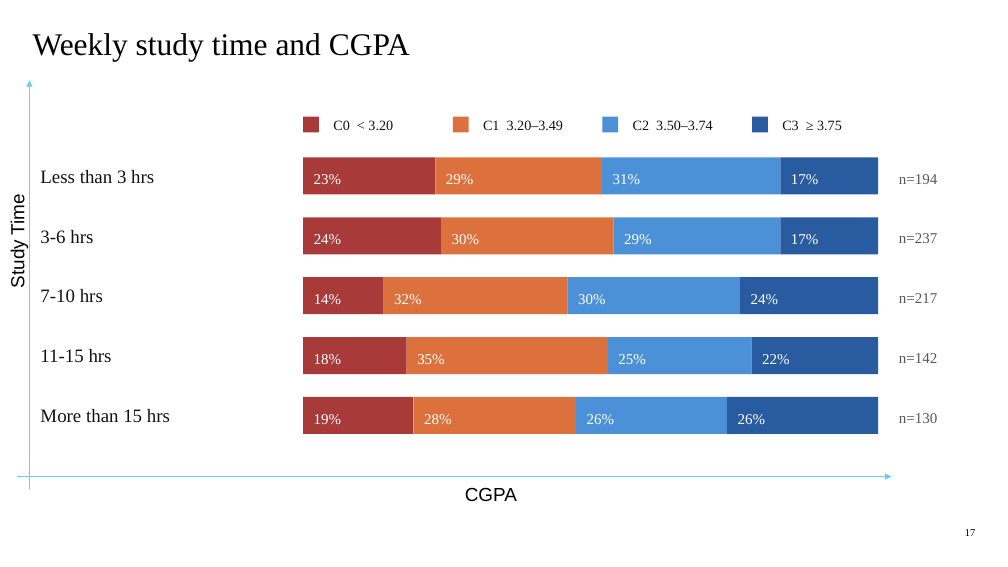
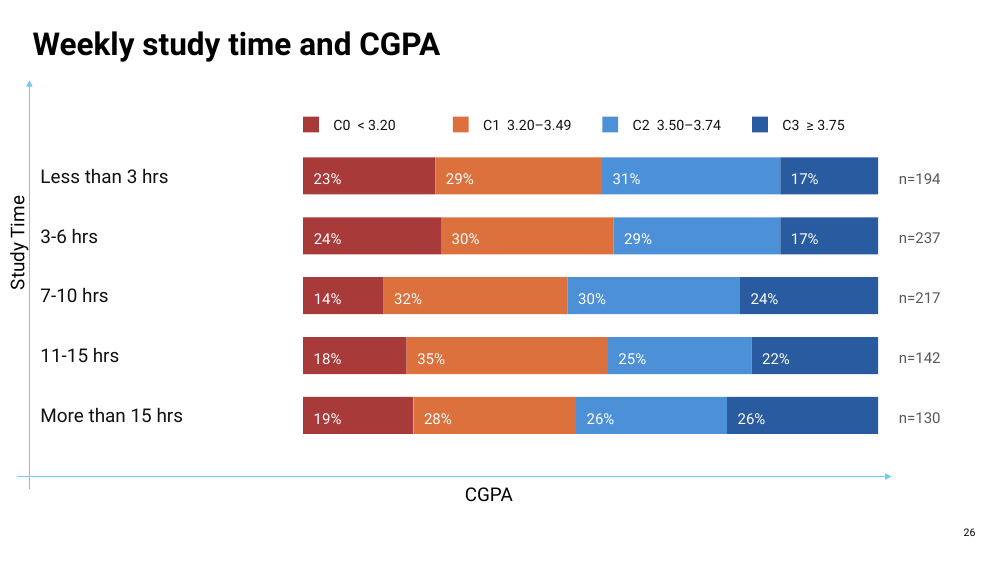
Before and after one commit to SheikhGalib/CGPA-does-matter-dataset-ml-lab, a slide deck: slide 28 of presentation/What_Shapes_Student_CGPA_Ready.pptx (slide 30 before the commit). Drawn at 1008x567 pixels with LibreOffice and Linux fonts; fonts in the diff are those of the drawing. Boxes give left, top, right and bottom in pixels: in the first picture for what was removed or moved away, otherwise in the second. Text is boxed around its words. In the diff, an @@ line names an element or a change of style, - is before the commit and + after.

```diff
--- a/presentation/What_Shapes_Student_CGPA_Ready.pptx
+++ b/presentation/What_Shapes_Student_CGPA_Ready.pptx
@@ title "Weekly study time and CGPA" at <box>33,31,440,62</box>: font Times New Roman to Roboto, bold on @@
@@ font Times New Roman to Roboto in 34 elements at <box>40,168,169,183</box>, <box>314,173,342,184</box>, <box>446,173,474,184</box>, <box>613,173,641,184</box>, <box>791,173,819,184</box>, <box>899,173,941,184</box>, <box>40,228,99,243</box>, <box>314,233,342,244</box>, <box>452,233,480,244</box>, <box>624,233,652,244</box>, <box>791,233,819,244</box>, <box>899,232,941,243</box>, <box>40,287,109,302</box>, <box>314,293,342,304</box>, <box>394,293,422,304</box>, <box>578,293,606,304</box>, <box>751,293,779,304</box>, <box>899,292,941,303</box>, <box>40,348,120,362</box>, <box>314,353,342,364</box>, <box>417,353,445,364</box>, <box>618,353,646,364</box>, <box>762,353,790,364</box>, <box>899,352,941,363</box>, <box>40,407,184,422</box>, <box>314,413,342,424</box>, <box>424,413,452,424</box>, <box>587,413,615,424</box>, <box>738,413,766,424</box>, <box>899,412,941,423</box>, <box>333,119,396,130</box>, <box>483,119,571,130</box>, <box>633,119,721,130</box>, <box>782,119,845,130</box> @@
@@ text "Study Time" at <box>5,200,30,289</box>: font Arial to Roboto @@
@@ text "CGPA" at <box>465,487,513,502</box>: font Arial to Roboto @@
@@ text at <box>964,528,976,536</box>: text changed; font Times New Roman to Roboto @@
-17
+26
```
Also in this commit, not shown: 52 other slides changed, 3 slides added, 17 slides removed, 13 other files.
